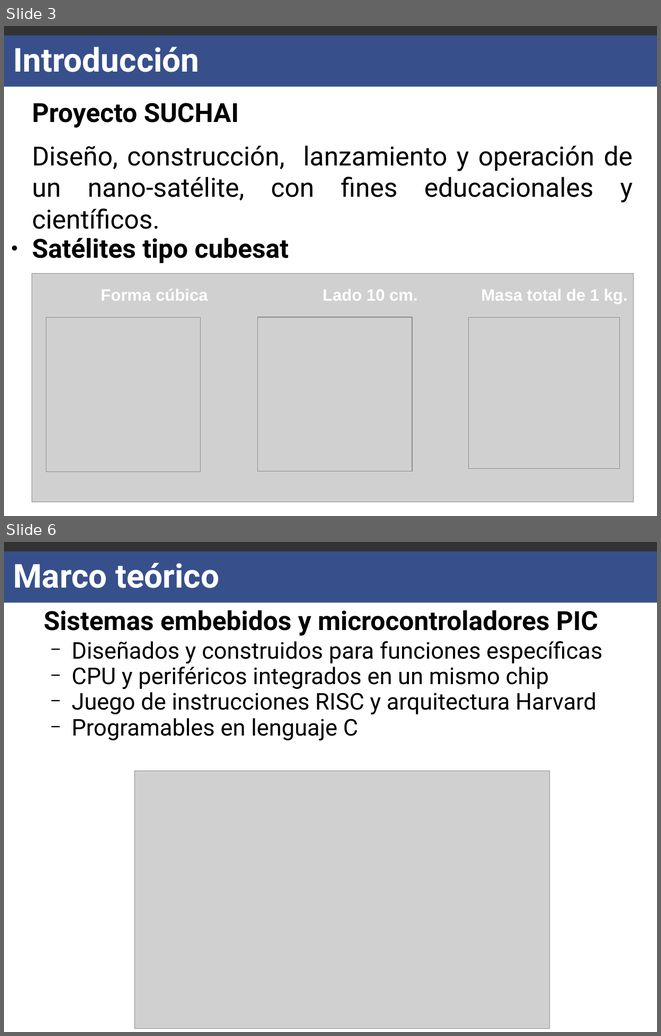
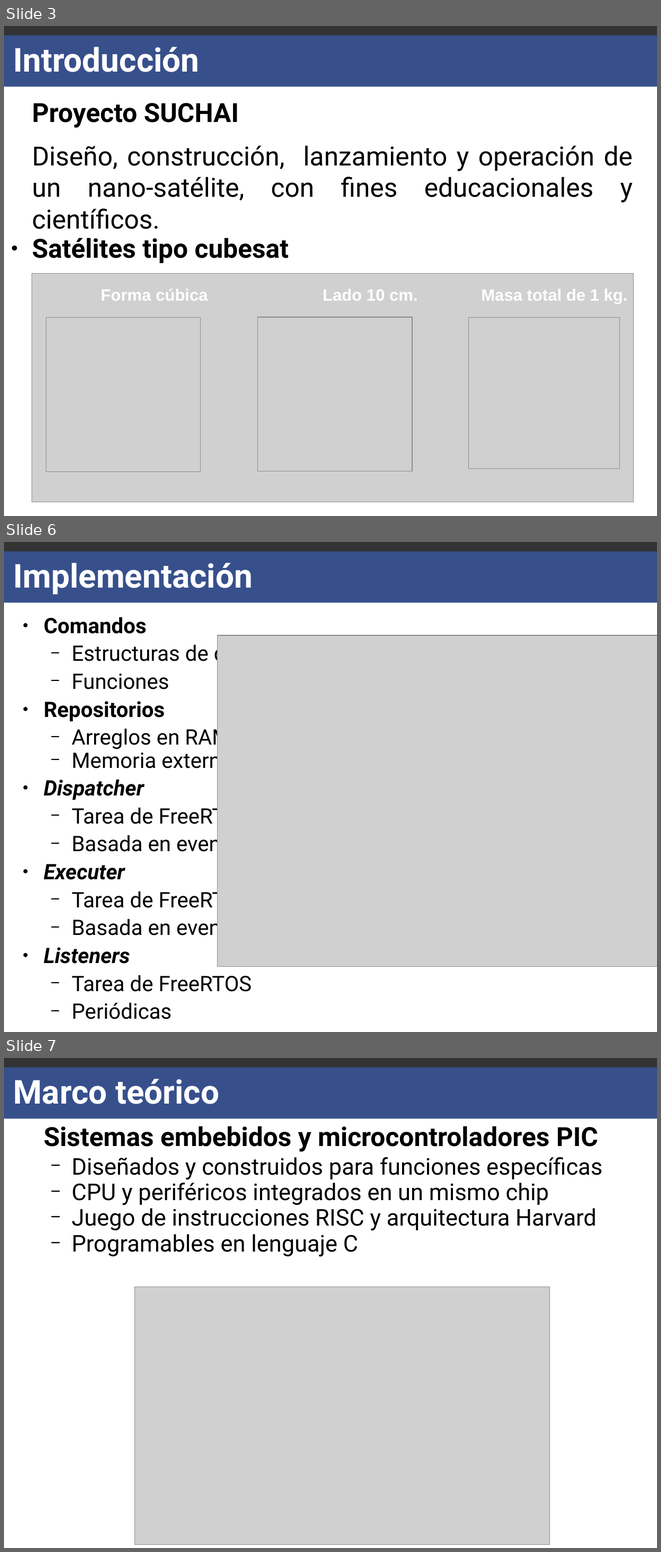
Before and after one commit to carlgonz/Trabajo-de-titulo, a slide deck: Presentacion/Moria-Presentacion.odp. Shown one above the other, each under a label of ours: slides 3 and 6 before the commit, slides 3, 6 and 7 after it; the slides between them are not shown. The pictures are 661x1036 and 661x1552 pixels, drawn with LibreOffice and Linux fonts; fonts in the diff are those of the drawing; grey boxes stand for pictures. Boxes give left, top, right and bottom in pixels: in the first picture for what was removed or moved away, otherwise in the second. Text is boxed around its words. In the diff, an @@ line names an element or a change of style, - is before the commit and + after.

```diff
--- a/Presentacion/Moria-Presentacion.odp
+++ b/Presentacion/Moria-Presentacion.odp
@@ slide 6 added at (4,542,657,1032), background #FFFFFF; not listed: 2 template elements that a slide beside it also shows @@
@@ title added at (14,563,253,594), 40 pt, text #FFFFFF, bold @@
+Implementación
@@ text added at (44,617,267,1019), 25.9 pt, text #000000 @@
+● Comandos
+  − Estructuras de datos
+  − Funciones
+● Repositorios
+  − Arreglos en RAM
+  − Memoria externa
+● Dispatcher
+  − Tarea de FreeRTOS
+  − Basada en eventos
+● Executer
+  − Tarea de FreeRTOS
+  − Basada en eventos
+● Listeners
+  − Tarea de FreeRTOS
+  − Periódicas
@@ picture added at (217,635,657,966) @@
@@ what was slide 6 is now slide 7 @@
```
Also in this commit, not shown: 6 slides changed, 12 other slides added, 1 slide removed, 2 other files.
